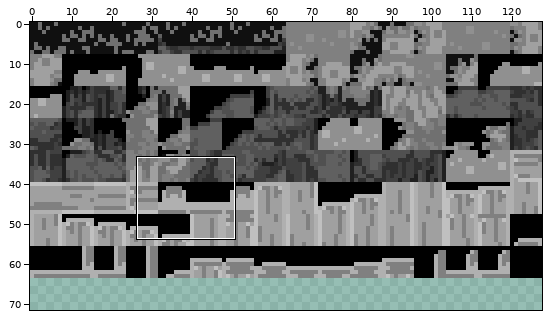
Edited in one commit: sprite sheet (data/tilesets/secondary/route_208/tiles.png). The first picture is a wide view before the edit; the outline marks the close-up.
Close-up. First the earlier version:
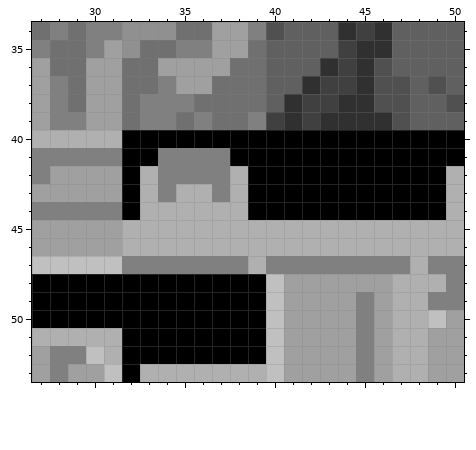
The file is 128x64 pixels. Shown: x 27..50, y 34..53. The old version is drawn lined up with the new one, on the new canvas. The commit also changed other parts of the picture, which this record leaves out.
New version:
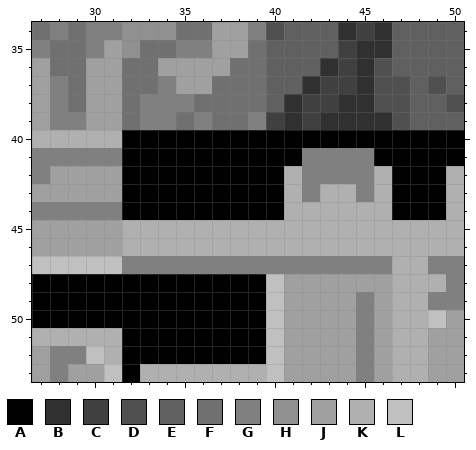
Palette (. is transparent): A #000000  B #303030  C #404040  D #505050  E #606060  F #707070  G #808080  H #909090  J #a0a0a0  K #b0b0b0  L #c0c0c0
Changes in this commit:
canvas 128x64 -> 128x72
@@ x 27..50 @@
 40 KKKKKAAAAAAAAAAAAAAAAAAA
-41 GGGGGAAGGGGAAAAAAAAAAAAA
-42 GJJJJAKGGGGKAAAAAAAAAAAK
-43 JJJJJAKGKKGKAAAAAAAAAAAK
-44 GGGGGAKKKKKKAAAAAAAAAAAK
+41 GGGGGAAAAAAAAAAGGGGAAAAA
+42 GJJJJAAAAAAAAAKGGGGKAAAK
+43 JJJJJAAAAAAAAAKGKKGKAAAK
+44 GGGGGAAAAAAAAAKKKKKKAAAK
 45 JJJJJKKKKKKKKKKKKKKKKKKK
 46 JJJJJKKKKKKKKKKKKKKKKKKK
-47 LLLLLGGGGGGGKGGGGGGGGKGG
+47 LLLLLGGGGGGGGGGGGGGGKKGG
 48 AAAAAAAAAAAAALJJJJJJKKKG
Pixel boxes of the changes (left, top, right, bottom) in both close-ups:
changed: (140, 148, 410, 274)
